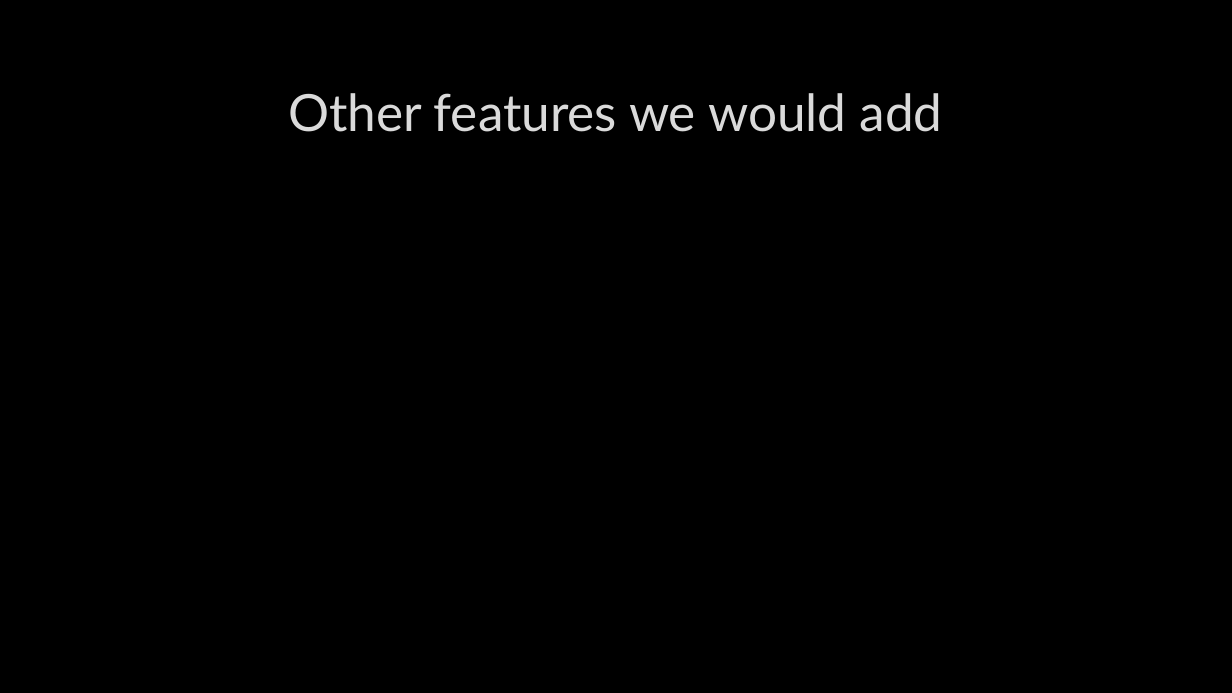
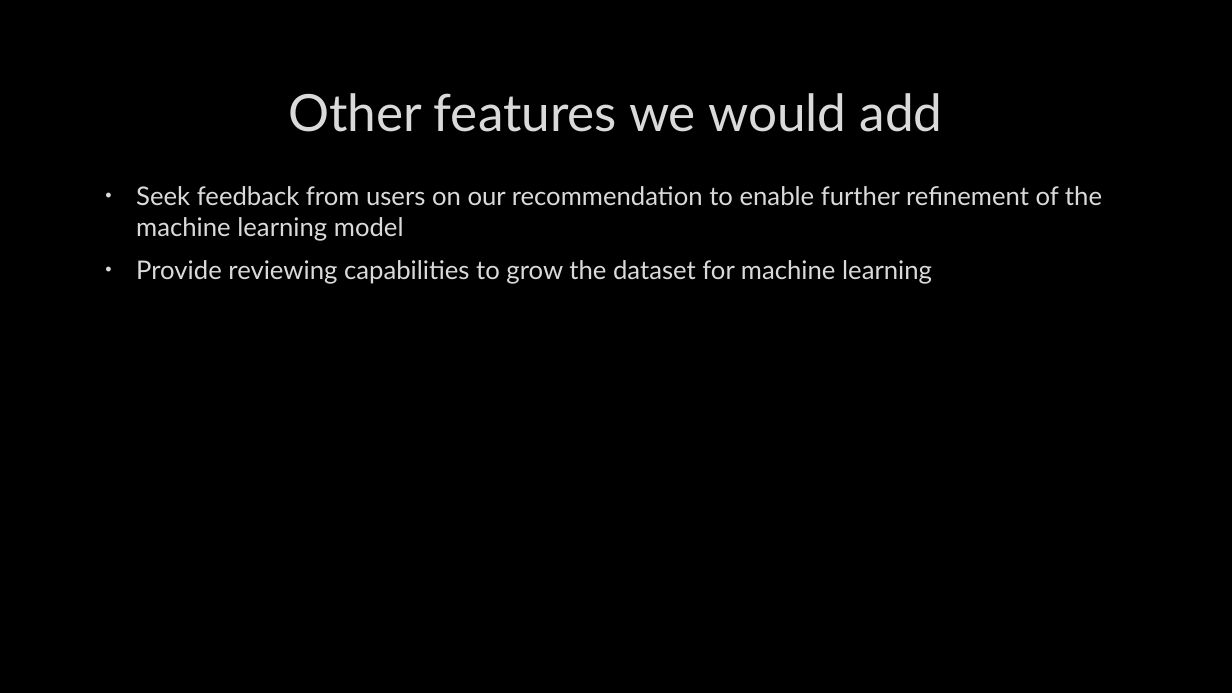
Before and after one commit to mactzu/PredictivePandas, a slide deck: slide 14 of work/kat/Predictive Pandas Presentation.pptx. Drawn at 1232x693 pixels with LibreOffice and Linux fonts; fonts in the diff are those of the drawing; background and template pictures are left out. Boxes give left, top, right and bottom in pixels: in the first picture for what was removed or moved away, otherwise in the second. Text is boxed around its words. In the diff, an @@ line names an element or a change of style, - is before the commit and + after.

```diff
--- a/work/kat/Predictive Pandas Presentation.pptx
+++ b/work/kat/Predictive Pandas Presentation.pptx
@@ text added at <box>136,186,1102,284</box>, 20 pt, text #DADADA @@
+• Seek feedback from users on our recommendation to enable further refinement of the machine learning model
+• Provide reviewing capabilities to grow the dataset for machine learning
```
Also in this commit, not shown: 4 other slides changed, 6 other files.
